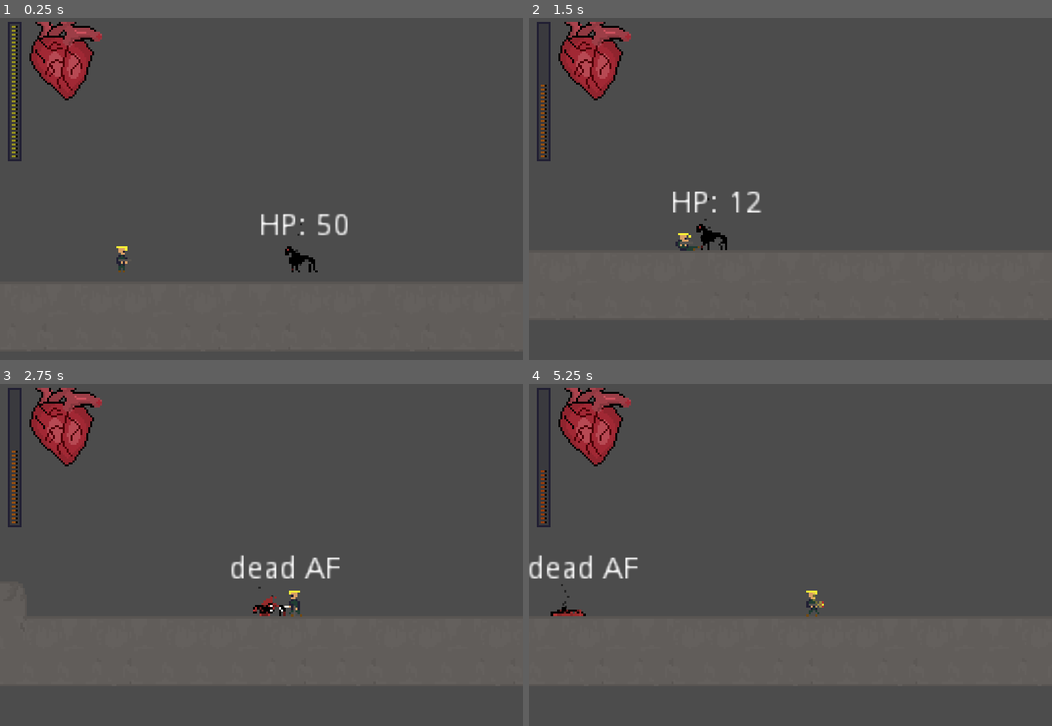
Above: before the commit, frames 1-4 (two rows, left to right).
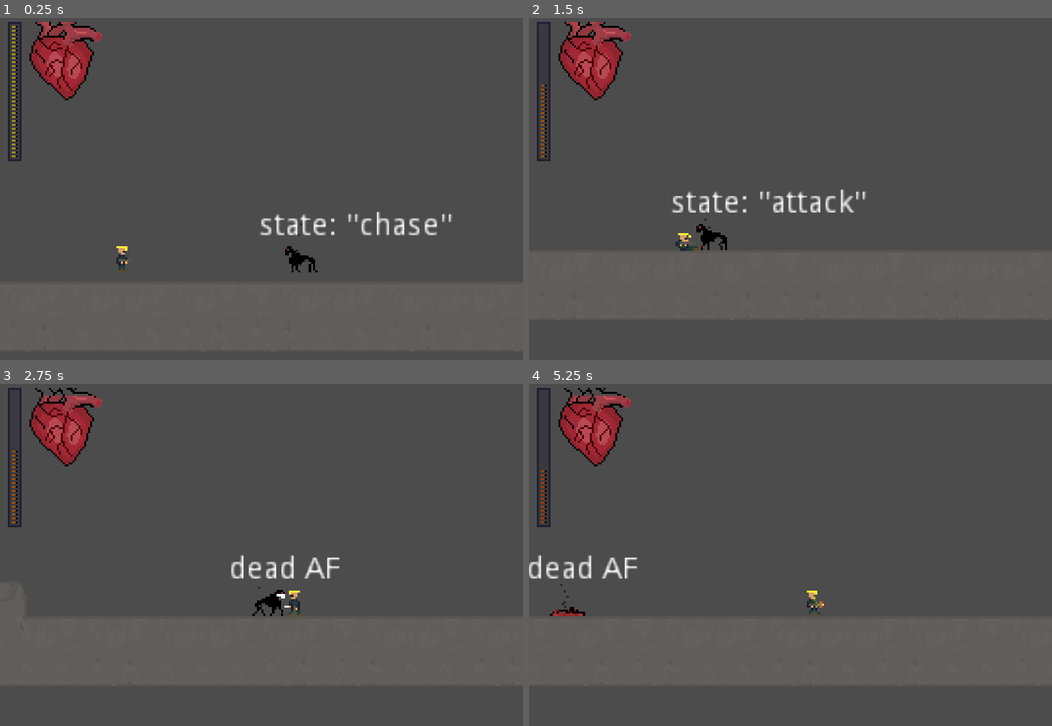
Above: after the commit, the same moments.

Repository: raczynskid/PixelSoldier
Game: Godot game, scene res://Levels/Arena.tscn
Two runs of this game, one before a commit and one after it. Both use one fixed random seed, a clock stepped at 60 frames per second and the inputs below.
Inputs:
- Up to frame 1 (0.25 s): no input
- Up to frame 2 (1.5 s): hold Space (fire) 0.53-1.28 s; hold Right (ui_right) from 0.53 s (still down); tap Up (ui_up) at 0.77 s; tap Shift (slide) at 1.35 s
- Up to frame 3 (2.75 s): tap Up (ui_up) at 1.52 s; release Right (ui_right) at 2.03 s; hold Left (ui_left) from 2.03 s (still down); tap Ctrl (stab) at 2.1 s
- Up to frame 4 (5.25 s): release Left (ui_left) at 2.78 s; hold Right (ui_right) 2.78-4.28 s; tap Space (fire) at 2.85 s; tap Up (ui_up) at 3.02, 3.77, 4.52 s; hold Shift (slide) 3.53-4.28 s; hold Left (ui_left) 4.28-5.03 s; tap Ctrl (stab) at 4.35 s; hold Right (ui_right) from 5.03 s (still down); hold Space (fire) from 5.03 s (still down)

The runs differ from the first frame. In frame 1, 1.1% of the frame differs, in the area x 49-87%, y 56-64%; in frame 2, 1.1%, in the area x 27-65%, y 50-57%; in frame 3, 0.5%; in frame 4, 0.5%.

Commit message:
#26 darkhound detect player in melee range, #27 attack player and do damage

Diff:
--- a/Characters/ShadowHound.gd
+++ b/Characters/ShadowHound.gd
@@ -10,6 +10,8 @@
 var dead : bool = false
 const Cooldown = preload('res://Scripts/Cooldown.gd')
 var current_state = null
+var melee_collider = null
+var collision_body = null
 
 # load nodes
 onready var player = get_parent().get_node("Player")
@@ -35,6 +37,9 @@
 	# only check for damage if not dead
 	if not dead:
 
+		# rotate melee attack raycast
+		rotate_raycast(last_vector)
+
 		# apply gravity to kinematic body
 		# only when not dead - workaround because same
 		# collision shape used for physics and combat
@@ -58,13 +63,14 @@
 				# if player exited detection zone, stop
 				velocity = Vector2.ZERO
 
-		pick_animation(velocity)
+		if not current_state in ["attack"]:
+			pick_animation(velocity)
 
+		# if short horizontal detection raycast finds collision
 		if meleeRaycast.is_colliding():
-			print("raycolliding")
-			# play attack animation
-			animationTree.set("parameters/Attack/blend_position", velocity.x)
-			animationState.travel("Attack")
+			# check if there is no attack in progress
+			if not current_state in ["attack"]:
+				attack_state()
 
 		velocity = gravity_modifiers(delta, velocity)
 
@@ -80,9 +86,12 @@
 	# apply velocity to kinematicbody2D
 	velocity = move_and_slide(velocity, Globals.UP)
 
+	if velocity != Vector2.ZERO:
+		last_vector = velocity
+
 	# debug nodes
 	if not dead:
-		get_node("HPLabel").text = "HP: " + var2str(hp)
+		get_node("HPLabel").text = "state: " + var2str(current_state)
 		get_node("Label").text = var2str(velocity)
 	else:
 		get_node("HPLabel").text = "dead AF"
@@ -145,3 +154,41 @@
 	elif (abs(vector.x) > 50):
 		animationTree.set("parameters/Run/blend_position", vector.x)
 		animationState.travel("Run")
+
+func attack_state():
+	# attack to the front
+	current_state = "attack"
+	# play attack animation
+	animationTree.set("parameters/Attack/blend_position", last_vector.x)
+	animationState.travel("Attack")
+
+func attack_end():
+	# method call from animation player
+	# BiteLeft and BiteRight
+
+	# get the body/area (hurtbox) colliding
+	# with the melee raycast
+	melee_collider = meleeRaycast.get_collider()
+
+	# check if anything colliding
+	# with the melee horizontal raycast
+	if melee_collider != null:
+
+		# get parent node of hurtbox
+		collision_body = melee_collider.get_parent()
+
+		# if hurtbox belongs to player,
+		# decrease player hp
+		if collision_body.is_in_group("player"):
+			collision_body.hp -= 10
+
+	# reset enemy state
+	current_state = null
+
+func rotate_raycast(vector):
+	# turn attack raycast to face
+	# last direction of hound
+	if vector.x > 0:
+		meleeRaycast.cast_to = Vector2(10, 0)
+	else:
+		meleeRaycast.cast_to = Vector2(-10, 0)
--- a/Characters/ShadowHound.tscn
+++ b/Characters/ShadowHound.tscn
@@ -32,6 +32,7 @@
 [sub_resource type="Animation" id=6]
 resource_name = "BiteLeft"
 length = 0.6
+loop = true
 tracks/0/type = "value"
 tracks/0/path = NodePath("Sprite:frame")
 tracks/0/interp = 1
@@ -43,11 +44,26 @@
 "transitions": PoolRealArray( 1, 1, 1, 1, 1 ),
 "update": 1,
 "values": [ 14, 15, 16, 17, 18 ]
+}
+tracks/1/type = "method"
+tracks/1/path = NodePath(".")
+tracks/1/interp = 1
+tracks/1/loop_wrap = true
+tracks/1/imported = false
+tracks/1/enabled = true
+tracks/1/keys = {
+"times": PoolRealArray( 0.5 ),
+"transitions": PoolRealArray( 1 ),
+"values": [ {
+"args": [  ],
+"method": "attack_end"
+} ]
 }
 
 [sub_resource type="Animation" id=7]
 resource_name = "BiteRight"
 length = 0.6
+loop = true
 tracks/0/type = "value"
 tracks/0/path = NodePath("Sprite:frame")
 tracks/0/interp = 1
@@ -59,6 +75,20 @@
 "transitions": PoolRealArray( 1, 1, 1, 1, 1 ),
 "update": 1,
 "values": [ 19, 20, 21, 22, 23 ]
+}
+tracks/1/type = "method"
+tracks/1/path = NodePath(".")
+tracks/1/interp = 1
+tracks/1/loop_wrap = true
+tracks/1/imported = false
+tracks/1/enabled = true
+tracks/1/keys = {
+"times": PoolRealArray( 0.5 ),
+"transitions": PoolRealArray( 1 ),
+"values": [ {
+"args": [  ],
+"method": "attack_end"
+} ]
 }
 
 [sub_resource type="Animation" id=8]
@@ -297,6 +327,7 @@
 [node name="CollisionShape2D" type="CollisionShape2D" parent="Hurtbox"]
 position = Vector2( 0.204395, 2.07141 )
 shape = SubResource( 4 )
+disabled = true
 
 [node name="CollisionShape2D" type="CollisionShape2D" parent="."]
 position = Vector2( 0.204395, 2.07141 )
@@ -315,7 +346,7 @@
 texture = ExtResource( 2 )
 vframes = 3
 hframes = 36
-frame = 12
+frame = 19
 
 [node name="FullHPAnimationPlayer" type="AnimationPlayer" parent="."]
 autoplay = "IdleLeft"
@@ -361,5 +392,6 @@
 [node name="MeleeRaycast" type="RayCast2D" parent="."]
 enabled = true
 cast_to = Vector2( 30, 0 )
+collide_with_areas = true
 
 [editable path="PlayerDetectionZone"]
Not shown, changed: Run.pck
